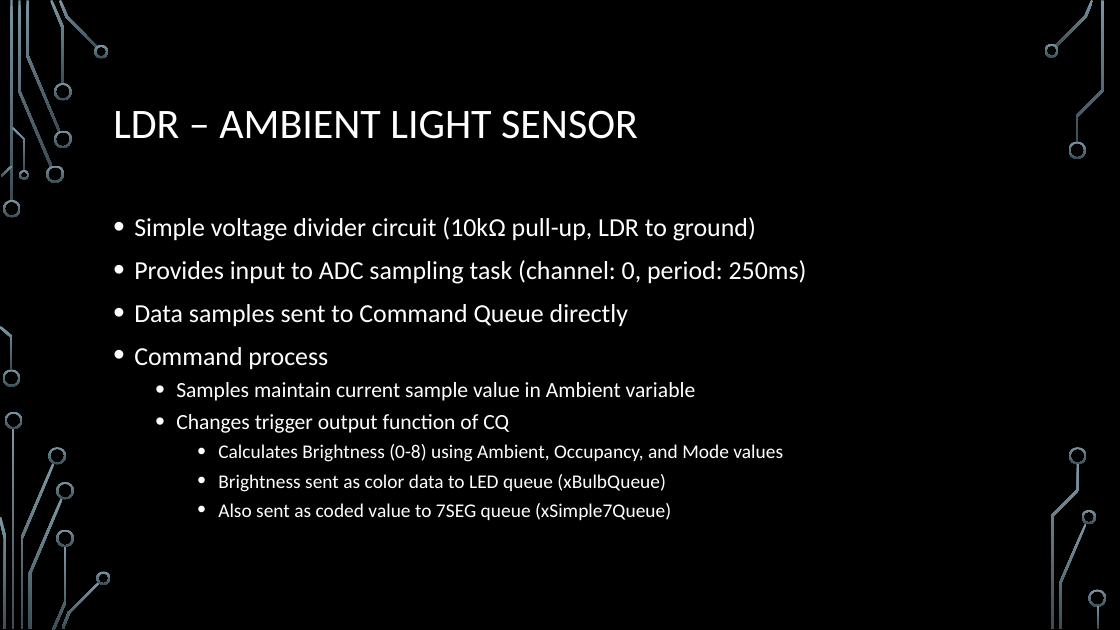
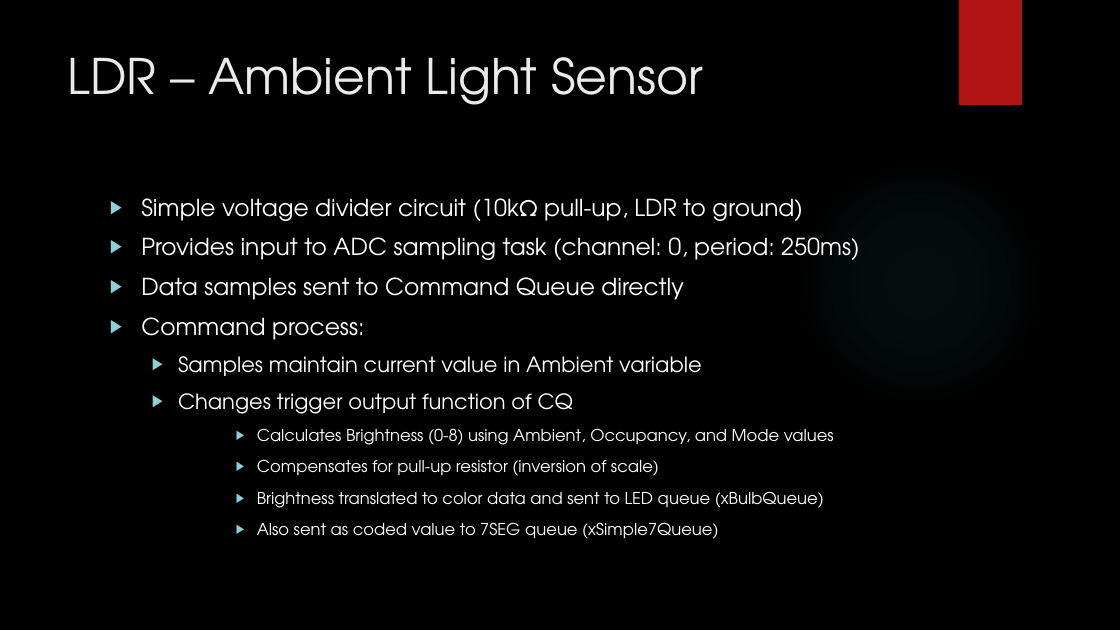
Before and after one commit to EmbeddedSystemClass/FinalProject5381, a slide deck: slide 12 of Final Project 5381.pptx. Drawn at 1120x630 pixels with LibreOffice and Linux fonts; fonts in the diff are those of the drawing; background and template pictures are left out. Boxes give left, top, right and bottom in pixels: in the first picture for what was removed or moved away, otherwise in the second. Text is boxed around its words. In the diff, an @@ line names an element or a change of style, - is before the commit and + after.

Commit message:
Table of ADC value translation as required. New skin Ion used.

```diff
--- a/Final Project 5381.pptx
+++ b/Final Project 5381.pptx
@@ rectangle added at <box>959,0,1022,105</box>, fill #B01513 @@
@@ title "LDR – Ambient Light Sensor" at <box>68,57,703,105</box>: vertical alignment middle to top @@
@@ title at <box>68,57,703,105</box>: text changed; size 36 to 42 pt; font Calibri to TeX Gyre Adventor; text colour #FFFFFF to #EBEBEB @@
-LDR – AMBIENT LIGHT SENSOR
+LDR – Ambient Light Sensor
@@ ellipse added at <box>791,154,1049,413</box>, fill gradient #50B9C1 @@
@@ text "Simple voltage divider circuit (10kΩ ...": place and size @@
-text "Simple voltage divider circuit (10kΩ ..." at <box>134,217,807,520</box>
+text "Simple voltage divider circuit (10kΩ ..." at <box>141,198,859,539</box>
@@ text at <box>141,198,859,539</box>: size 22.2 to 20 pt in "Simple voltage divider circuit (10kΩ pull-up, LDR ...", "Provides input to ADC sampling task (channel: ...", "Data samples sent to Command Queue directly"; font Calibri to TeX Gyre Adventor in "Simple voltage divider circuit (10kΩ pull-up, LDR ...", "Provides input to ADC sampling task (channel: ...", "Data samples sent to Command Queue directly", "Changes trigger output function of CQ" and 2 more places; size 18.5 to 18 pt in "Changes trigger output function of CQ"; size 16.6 to 14 pt in "Calculates Brightness (0-8) using Ambient, Occupancy, and ...", "Also sent as coded value to 7SEG ..."; bullet • to ▶; more space between paragraphs; list level 3 to 4 in "Calculates Brightness (0-8) using Ambient, ..."; list level 3 to 4 in "Also sent as coded value ..." @@
@@ text at <box>141,317,701,376</box>: text changed; size 18.5 to 18 pt; font Calibri to TeX Gyre Adventor @@
-• Command process
-  • Samples maintain current sample value in Ambient variable
+▶ Command process:
+  ▶ Samples maintain current value in Ambient variable
@@ text at <box>257,459,824,508</box>: text changed; size 16.6 to 14 pt; font Calibri to TeX Gyre Adventor @@
-    • Brightness sent as color data to LED queue (xBulbQueue)
+      ▶ Compensates for pull-up resistor (inversion of scale)
+      ▶ Brightness translated to color data and sent to LED queue (xBulbQueue)
@@ group removed at <box>0,0,1107,630</box>: 33 freeform shapes, 3 rectangles @@
```
Also in this commit, not shown: 43 other slides changed, 1 slide added.
